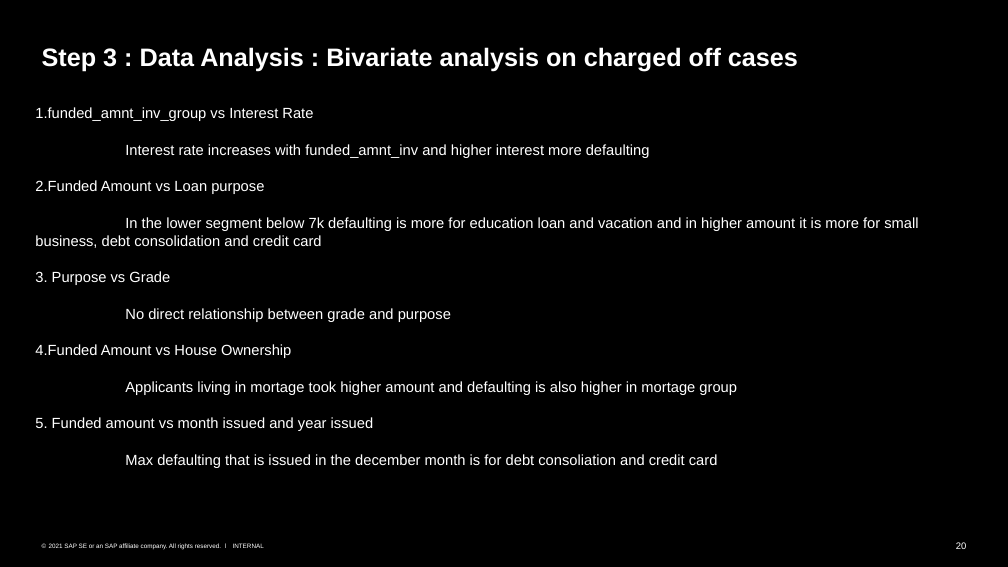
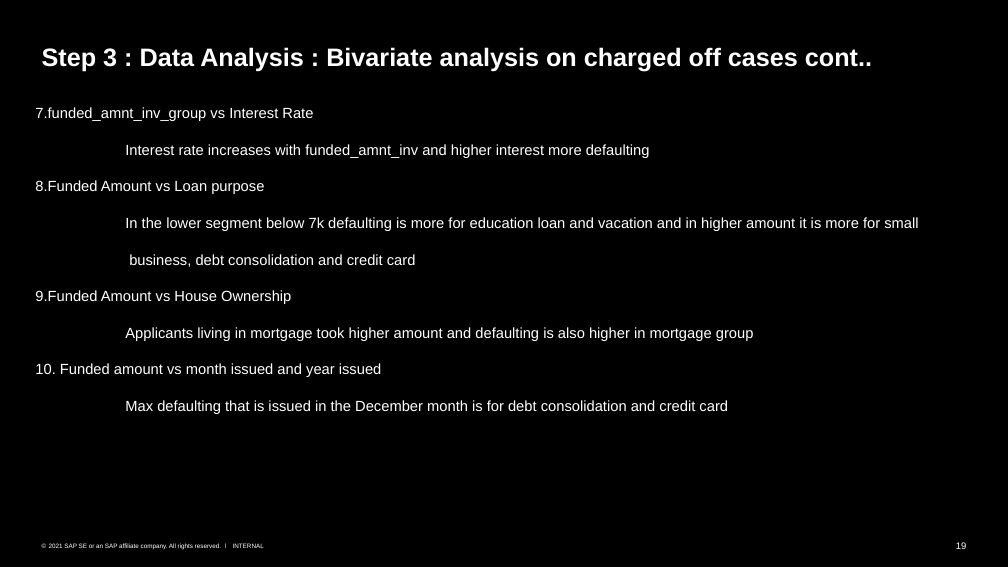
Before and after one commit to Monika1244/Lending_Club_Case_Study, a slide deck: slide 19 of Lending_Club_Case_Study.pptx (slide 20 before the commit). Drawn at 1008x567 pixels with LibreOffice and Linux fonts; fonts in the diff are those of the drawing. Boxes give left, top, right and bottom in pixels: in the first picture for what was removed or moved away, otherwise in the second. Text is boxed around its words. In the diff, an @@ line names an element or a change of style, - is before the commit and + after.

```diff
--- a/Lending_Club_Case_Study.pptx
+++ b/Lending_Club_Case_Study.pptx
@@ title at (x1=42, y1=47, x2=872, y2=72): text changed @@
-Step 3 : Data Analysis : Bivariate analysis on charged off cases
+Step 3 : Data Analysis : Bivariate analysis on charged off cases cont..
@@ text at (x1=35, y1=107, x2=313, y2=121): text changed @@
-1.funded_amnt_inv_group vs Interest Rate
+7.funded_amnt_inv_group vs Interest Rate
@@ text at (x1=35, y1=180, x2=918, y2=414): text changed @@
-2.Funded Amount vs Loan purpose
-In the lower segment below 7k defaulting is more for education loan and vacation and in higher amount it is more for small business, debt consolidation and credit card
-3. Purpose vs Grade
-No direct relationship between grade and purpose
-4.Funded Amount vs House Ownership
-Applicants living in mortage took higher amount and defaulting is also higher in mortage group
-5. Funded amount vs month issued and year issued
-Max defaulting that is issued in the december month is for debt consoliation and credit card
+8.Funded Amount vs Loan purpose
+In the lower segment below 7k defaulting is more for education loan and vacation and in higher amount it is more for small
+business, debt consolidation and credit card
+9.Funded Amount vs House Ownership
+Applicants living in mortgage took higher amount and defaulting is also higher in mortgage group
+10. Funded amount vs month issued and year issued
+Max defaulting that is issued in the December month is for debt consolidation and credit card
@@ page number at (x1=956, y1=542, x2=967, y2=549): text changed @@
-20
+19
```
Also in this commit, not shown: 19 other slides changed, 2 slides removed.
